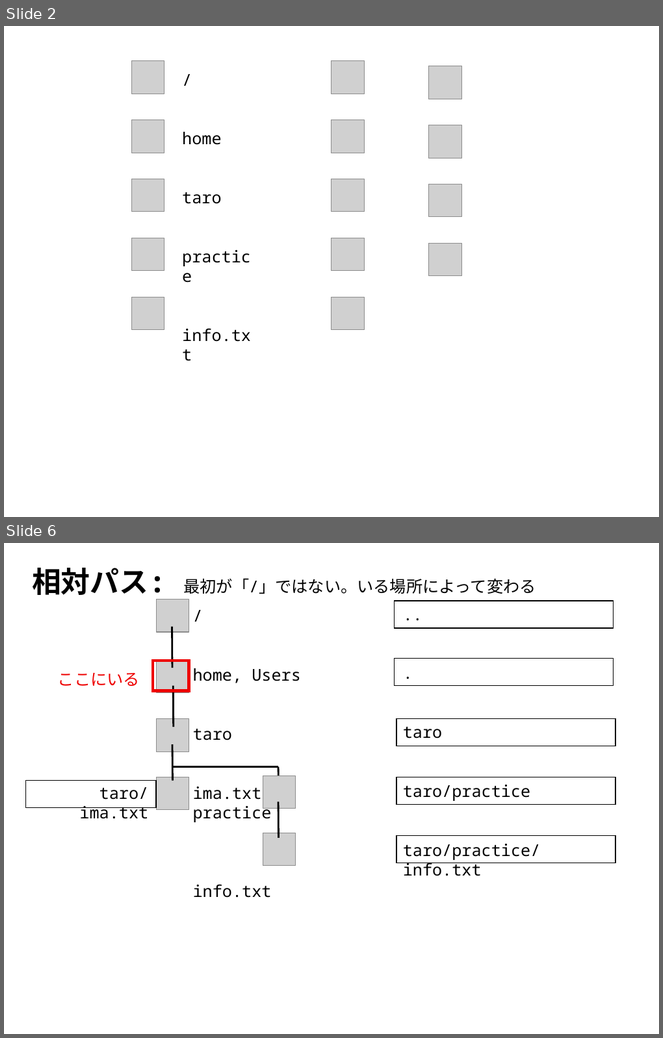
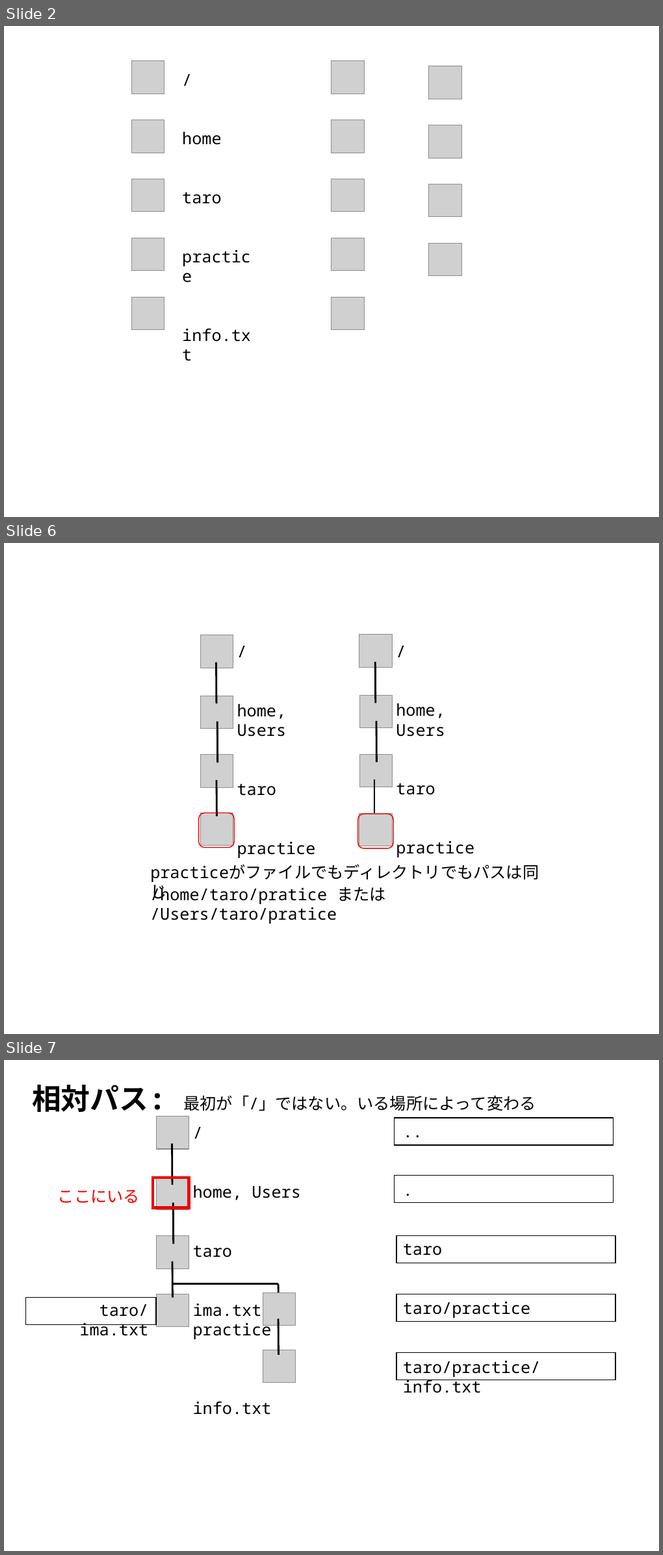
Before and after one commit to akokubo/how-to-use-unix, a slide deck: materials/file-folder.pptx. Shown one above the other, each under a label of ours: slides 2 and 6 before the commit, slides 2, 6 and 7 after it; the slides between them are not shown. The pictures are 663x1038 and 663x1555 pixels, drawn with LibreOffice and Linux fonts; fonts in the diff are those of the drawing; grey boxes stand for pictures. Boxes give left, top, right and bottom in pixels: in the first picture for what was removed or moved away, otherwise in the second. Text is boxed around its words. In the diff, an @@ line names an element or a change of style, - is before the commit and + after.

```diff
--- a/materials/file-folder.pptx
+++ b/materials/file-folder.pptx
@@ slide 6 added at (4,543,659,1034), background #FFFFFF @@
@@ group added at (200,635,316,858): 4 pictures, 3 lines, 1 text @@
+/
+home, Users
+taro
+practice
@@ group added at (360,635,475,858): 3 pictures, 3 lines, 1 text @@
+/
+home, Users
+taro
+practice
@@ rounded rectangle added at (198,813,234,848), outline #EE0000 1 pt @@
@@ rounded rectangle added at (358,814,393,849), outline #EE0000 1 pt @@
@@ picture added at (360,813,393,847) @@
@@ text added at (144,859,561,885), 18 pt, text #000000 @@
+practiceがファイルでもディレクトリでもパスは同じ
@@ text added at (150,885,386,924), 18 pt, text #000000 @@
+/home/taro/pratice または /Users/taro/pratice
@@ what was slide 6 is now slide 7 @@
```
Also in this commit, not shown: 3 slides changed, 1 other slide added, 20 other files.
